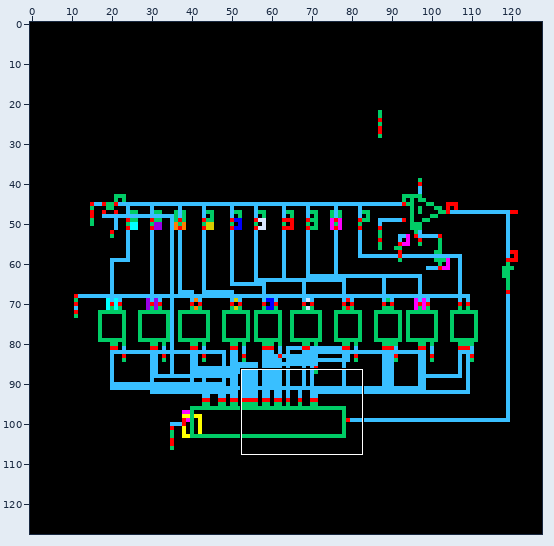
Two states of a sprite sheet, ADC/schematic/thumbnail_128x128.png. Above: a wide view before the commit, with the close-up outlined.
Close-up. First the earlier version:
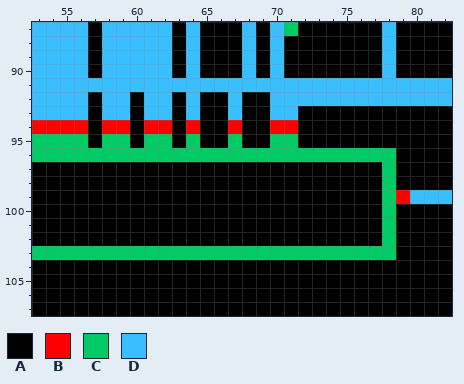
The file is 128x128 pixels. Shown: x 53..82, y 87..107. The commit also changed other parts of the picture, which this record leaves out.
Palette (. is transparent): A #000000  B #ff0000  C #00cc66  D #39bfff
Pixels before, first column x 53:
 87 DDDDADDDDDADAAADADCAAAAAADAAAA
 88 DDDDADDDDDADAAADADAAAAAAADAAAA
 89 DDDDADDDDDADAAADADAAAAAAADAAAA
 90 DDDDADDDDDADAAADADAAAAAAADAAAA
 91 DDDDDDDDDDDDDDDDDDDDDDDDDDDDDD
 92 DDDDADDADDADAADAADDDDDDDDDDDDD
 93 DDDDADDADDADAADAADDAAAAAAAAAAA
 94 BBBBABBABBABAABAABBAAAAAAAAAAA
 95 CCCCACCACCACAACAACCAAAAAAAAAAA
 96 CCCCCCCCCCCCCCCCCCCCCCCCCCAAAA
 97 AAAAAAAAAAAAAAAAAAAAAAAAACAAAA
 98 AAAAAAAAAAAAAAAAAAAAAAAAACAAAA
 99 AAAAAAAAAAAAAAAAAAAAAAAAACBDDD
100 AAAAAAAAAAAAAAAAAAAAAAAAACAAAA
101 AAAAAAAAAAAAAAAAAAAAAAAAACAAAA
102 AAAAAAAAAAAAAAAAAAAAAAAAACAAAA
103 CCCCCCCCCCCCCCCCCCCCCCCCCCAAAA
104 AAAAAAAAAAAAAAAAAAAAAAAAAAAAAA
105 AAAAAAAAAAAAAAAAAAAAAAAAAAAAAA
106 AAAAAAAAAAAAAAAAAAAAAAAAAAAAAA
107 AAAAAAAAAAAAAAAAAAAAAAAAAAAAAA
The same view after the edit:
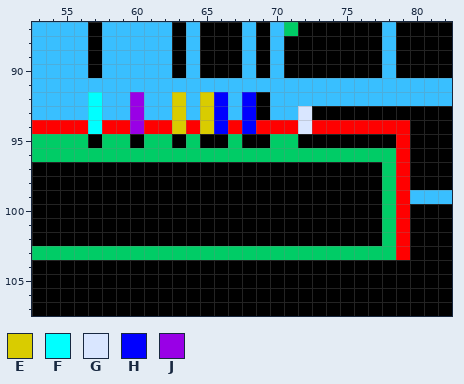
Colours new in this view: E #d9cc00  F #00ffff  G #d9e6ff  H #0000ff  J #9900e6
Diff:
{"y":92,"x":57,"old":"A","new":"F"}
{"y":92,"x":60,"old":"A","new":"J"}
{"y":92,"x":63,"old":"A","new":"E"}
{"y":92,"x":65,"old":"AA","new":"EH"}
{"y":92,"x":68,"old":"A","new":"H"}
{"y":93,"x":57,"old":"A","new":"F"}
{"y":93,"x":60,"old":"A","new":"J"}
{"y":93,"x":63,"old":"A","new":"E"}
{"y":93,"x":65,"old":"AA","new":"EH"}
{"y":93,"x":68,"old":"A","new":"H"}
{"y":93,"x":72,"old":"A","new":"G"}
{"y":94,"x":57,"old":"A","new":"F"}
{"y":94,"x":60,"old":"A","new":"J"}
{"y":94,"x":63,"old":"A","new":"E"}
{"y":94,"x":65,"old":"AA","new":"EH"}
{"y":94,"x":68,"old":"AA","new":"HB"}
{"y":94,"x":72,"old":"AAAAAAAA","new":"GBBBBBBB"}
{"y":95,"x":79,"old":"A","new":"B"}
{"y":96,"x":79,"old":"A","new":"B"}
{"y":97,"x":79,"old":"A","new":"B"}
{"y":98,"x":79,"old":"A","new":"B"}
{"y":100,"x":79,"old":"A","new":"B"}
{"y":101,"x":79,"old":"A","new":"B"}
{"y":102,"x":79,"old":"A","new":"B"}
{"y":103,"x":79,"old":"A","new":"B"}
{"label":"changed","picture_box":[88,92,410,260]}
